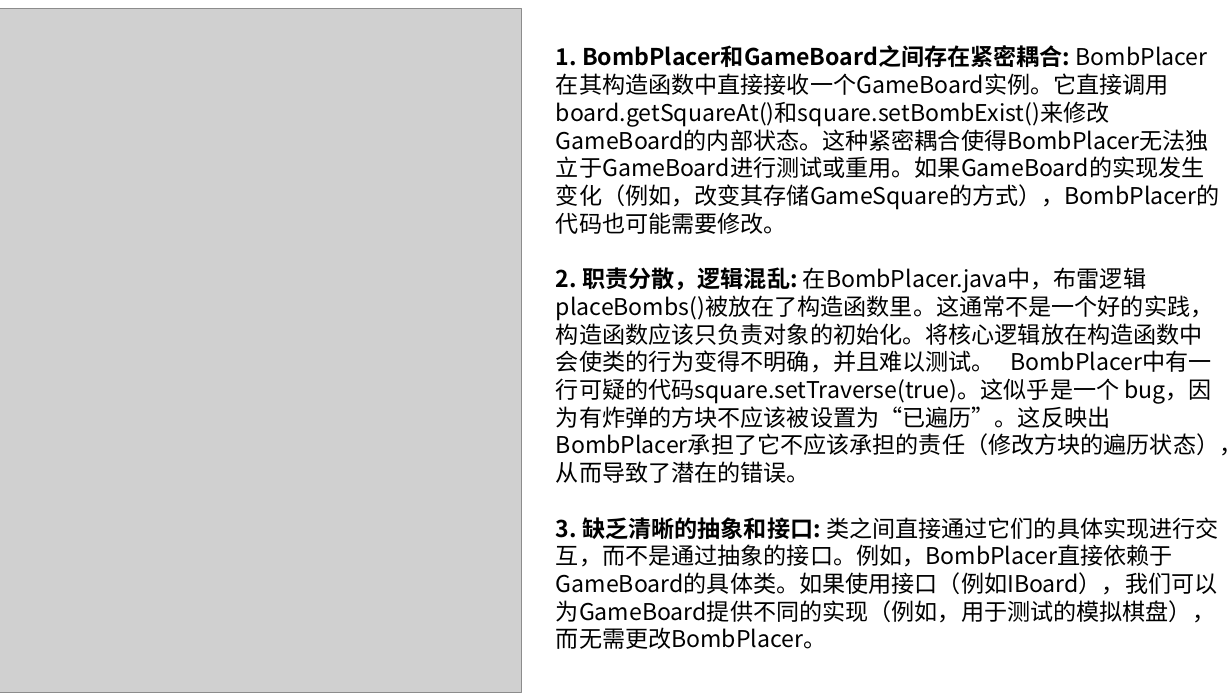
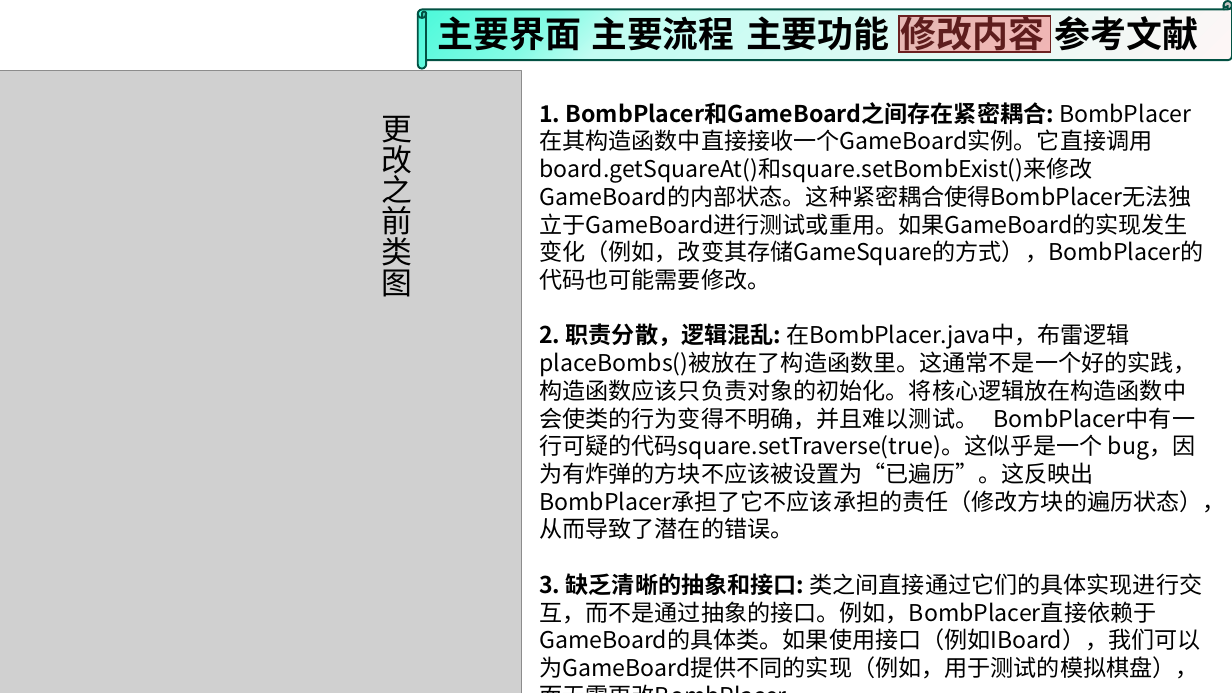
Before and after one commit to wzc506/mineswapper, a slide deck: slide 30 of uml.pptx (slide 4 before the commit). Drawn at 1232x693 pixels with LibreOffice and Linux fonts; fonts in the diff are those of the drawing; grey boxes stand for pictures; background and template pictures are left out. Boxes give left, top, right and bottom in pixels: in the first picture for what was removed or moved away, otherwise in the second. Text is boxed around its words. In the diff, an @@ line names an element or a change of style, - is before the commit and + after.

```diff
--- a/uml.pptx
+++ b/uml.pptx
@@ horizontal scroll added at bbox=[418, 1, 1232, 68], fill gradient #FFF6F6 to #C2FDF2 to #84FBE5 to #47F9D9, outline #035243 1.5 pt @@
@@ text added at bbox=[438, 11, 582, 57], 28 pt, text #000000, bold @@
+主要界面
@@ text added at bbox=[592, 16, 734, 51], 27.8 pt, text #000000, bold @@
+主要流程
@@ text added at bbox=[746, 16, 890, 51], 28 pt, text #000000, bold @@
+主要功能
@@ rectangle added at bbox=[899, 16, 1051, 52], fill #F84D4D at 38% opacity, outline #6D2222 1.5 pt @@
@@ text added at bbox=[900, 11, 1044, 57], 28 pt, text #000000, bold @@
+修改内容
@@ text added at bbox=[1055, 16, 1199, 51], 28 pt, text #000000, bold @@
+参考文献
@@ picture: place and size @@
-picture at bbox=[0, 8, 521, 693]
+picture at bbox=[0, 70, 521, 693]
@@ text added at bbox=[382, 115, 413, 297], 24 pt, text #000000 @@
+更改之前类图
@@ text "1. BombPlacer和GameBoard之间存在紧密耦合: BombPlacer在其构造函数中直接接收一个Game ..." rewrapped from bbox=[556, 45, 1232, 649] to bbox=[539, 102, 1225, 679] @@
```
Also in this commit, not shown: 28 other slides changed, 18 slides added, 5 slides removed, 26 other files.
